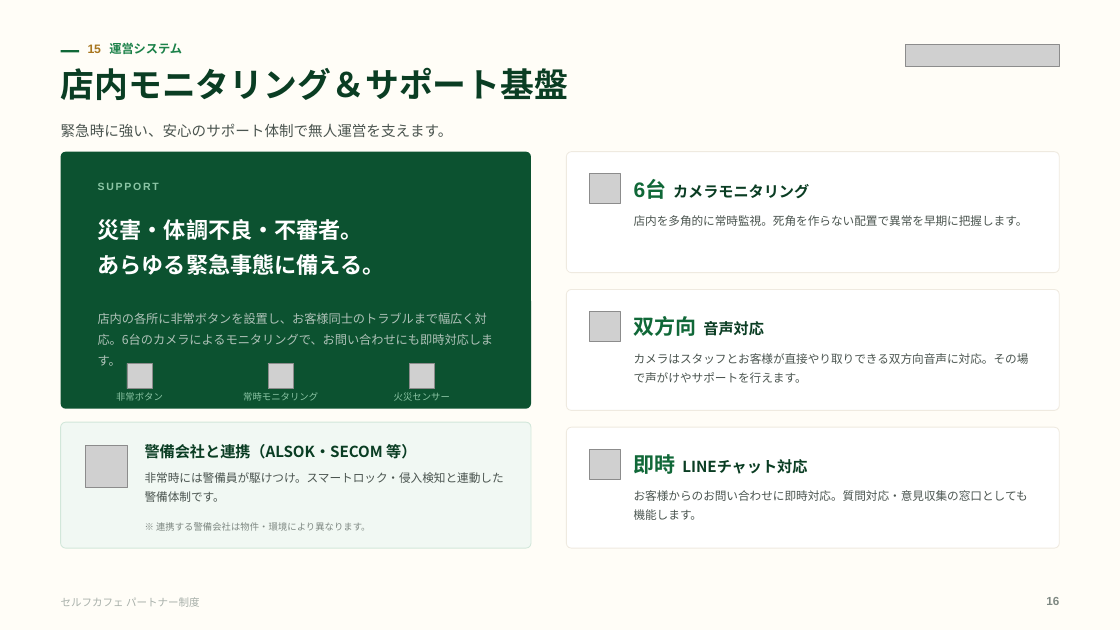
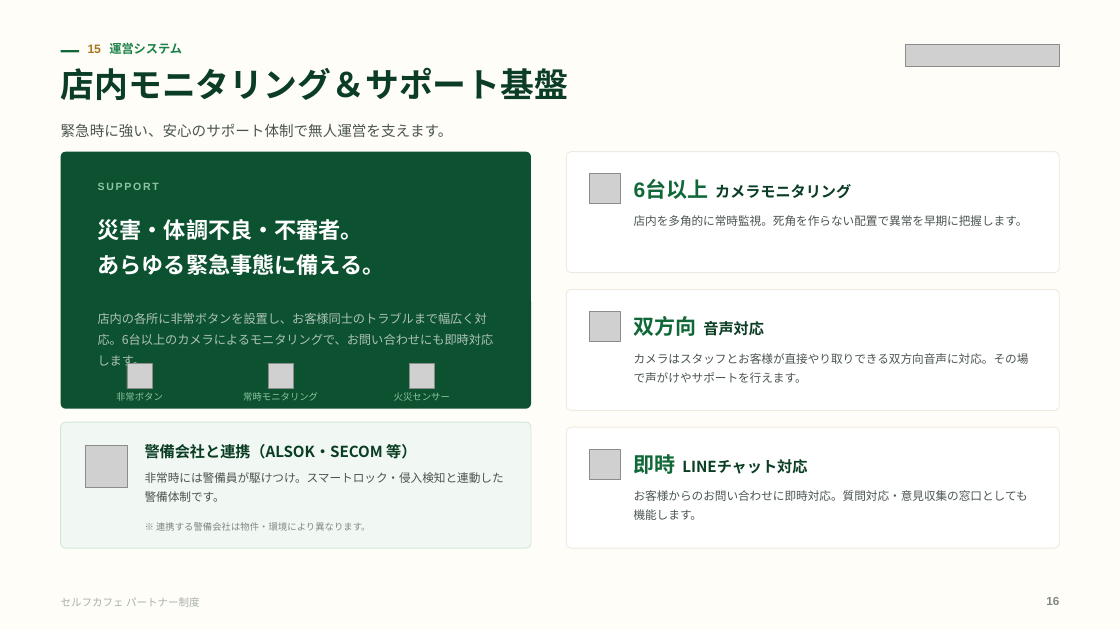
Before and after one commit to a5408071-cmd/suzuki-ceo, a slide deck: slide 16 of selfcafe-partner-deck/selfcafe-partner-deck.pptx. Drawn at 1120x630 pixels with LibreOffice and Linux fonts; fonts in the diff are those of the drawing; grey boxes stand for pictures. Boxes give left, top, right and bottom in pixels: in the first picture for what was removed or moved away, otherwise in the second. Text is boxed around its words. In the diff, an @@ line names an element or a change of style, - is before the commit and + after.

```diff
--- a/selfcafe-partner-deck/selfcafe-partner-deck.pptx
+++ b/selfcafe-partner-deck/selfcafe-partner-deck.pptx
@@ text at box(634, 180, 851, 199): text changed @@
-6台 カメラモニタリング
+6台以上 カメラモニタリング
@@ text at box(98, 313, 494, 370): text changed @@
-店内の各所に非常ボタンを設置し、お客様同士のトラブルまで幅広く対応。6台のカメラによるモニタリングで、お問い合わせにも即時対応します。
+店内の各所に非常ボタンを設置し、お客様同士のトラブルまで幅広く対応。6台以上のカメラによるモニタリングで、お問い合わせにも即時対応します。
```
Also in this commit, not shown: 7 other slides changed, 7 other files.
